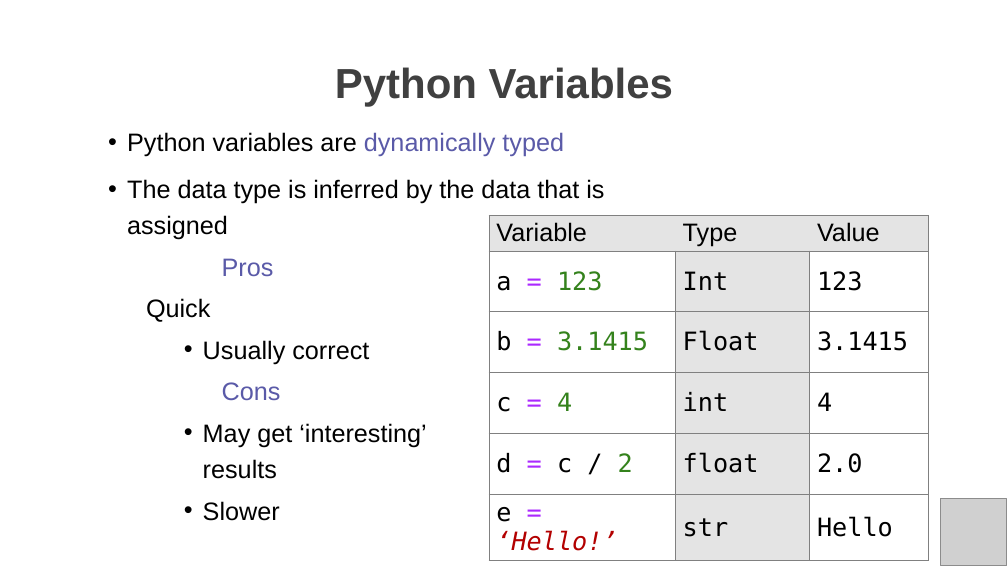
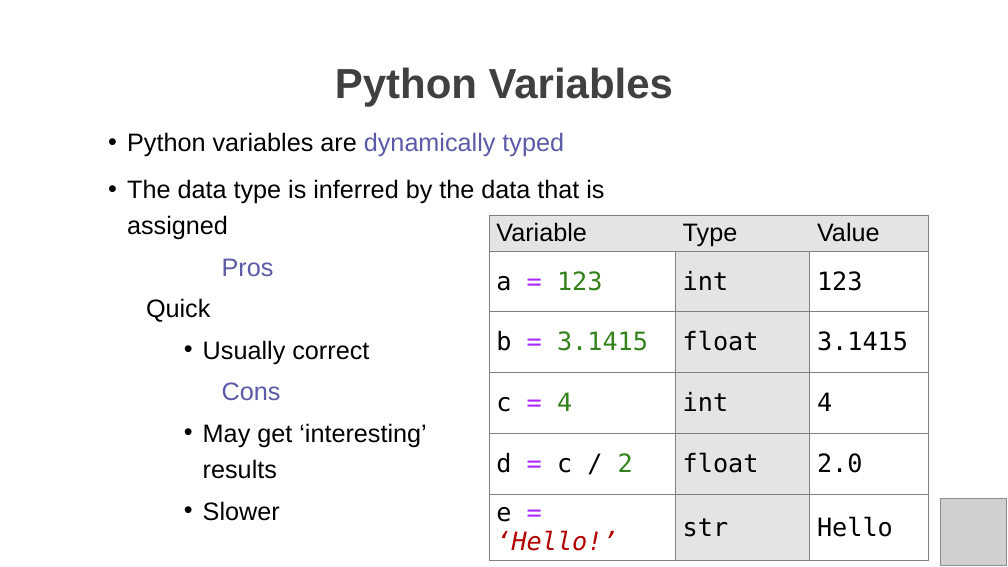
Before and after one commit to PracticumAI/python-for-ai, a slide deck: slide 4 of presentations/02_variables_operators_types_style.pptx. Drawn at 1008x567 pixels with LibreOffice and Linux fonts; fonts in the diff are those of the drawing; grey boxes stand for pictures. Boxes give left, top, right and bottom in pixels: in the first picture for what was removed or moved away, otherwise in the second. Text is boxed around its words. In the diff, an @@ line names an element or a change of style, - is before the commit and + after.

Commit message:
Presentation and code review to match Crash Course content.

```diff
--- a/presentations/02_variables_operators_types_style.pptx
+++ b/presentations/02_variables_operators_types_style.pptx
@@ table at (489, 216, 929, 557) @@
-row 2, column 2: Int
+row 2, column 2: int
-row 3, column 2: Float
+row 3, column 2: float
```
Also in this commit, not shown: 1 other file.
